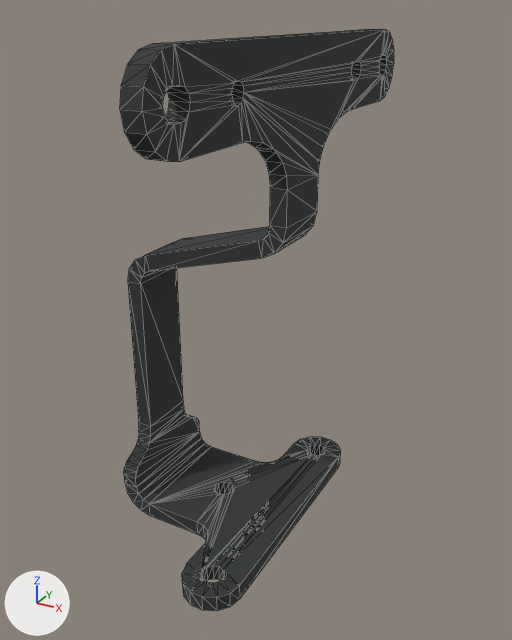
What one commit did to the COLLADA model protos/meshes/camera_bracket.dae.
Both versions are drawn from a 50 mm lens placed at (0.0882, -0.1125, 0.1029), pointed at (0.0252, 0.002, 0.0456). Every picture has the same lights, and +X, +Y and +Z are marked at lower left. Mesh edges are drawn as thin lines.

Objects in the first picture: 'node0'.
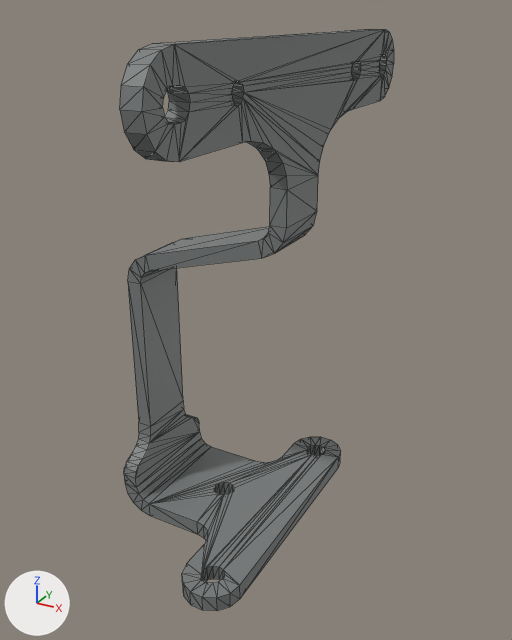
Pixel boxes (x1, y1, x2, y2) of what changed, in the pictures (512 x 640 px; the box of a moved part takes in the faces that stretch with it):
'node0', recoloured, reshaped (black to grey): (120, 29, 394, 611) in both
part 1 of me_camera_bracket, moved or reshaped: (124, 414, 218, 503) in both

The change, as a list of edits to the scene's bpy script:
```text
Change mat_camera_bracket:
    mat_camera_bracket.base_color: (0.0307, 0.0343, 0.0343) -> (0.192, 0.204, 0.204)  # black #313434 -> grey #797d7d
Change me_camera_bracket:
    used by ob_node0; location = (0.0, 0.0, 0.0)
    remove me_camera_bracket.from_pydata(...)  # 424 vertices, 780 faces; spans x 0.0..0.036, y -0.0445..0.0445, z 0.0..0.099
    add me_camera_bracket.from_pydata(...)  # 378 vertices, 780 faces; spans x 0.0..0.036, y -0.0445..0.0445, z 0.0..0.099
    me_camera_bracket part 1
    46 vertices are removed from x 0.0..0.0322, y -0.0262..0.0262, z 0.0..0.0163
    97 faces are deleted
    97 new faces join them
```
